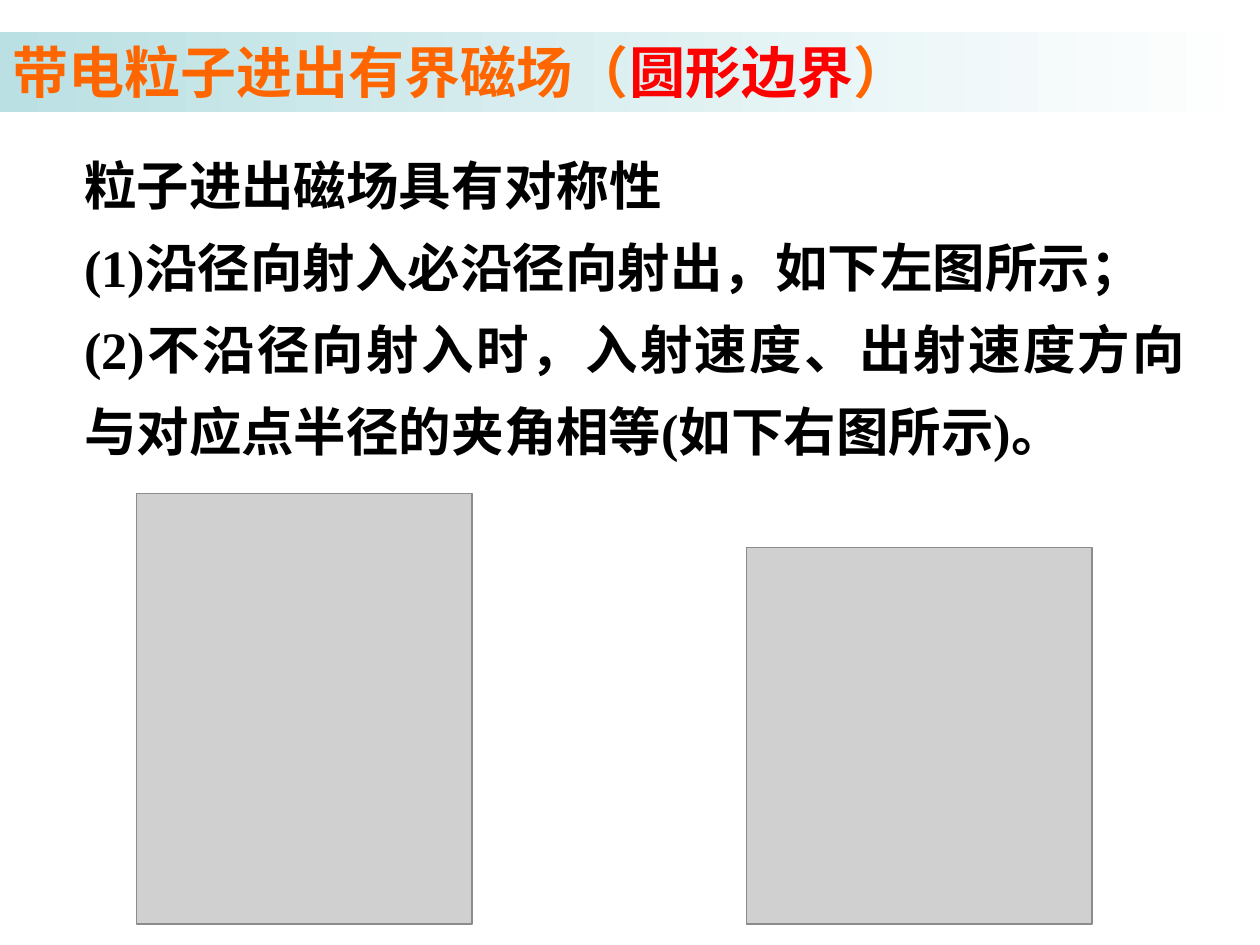
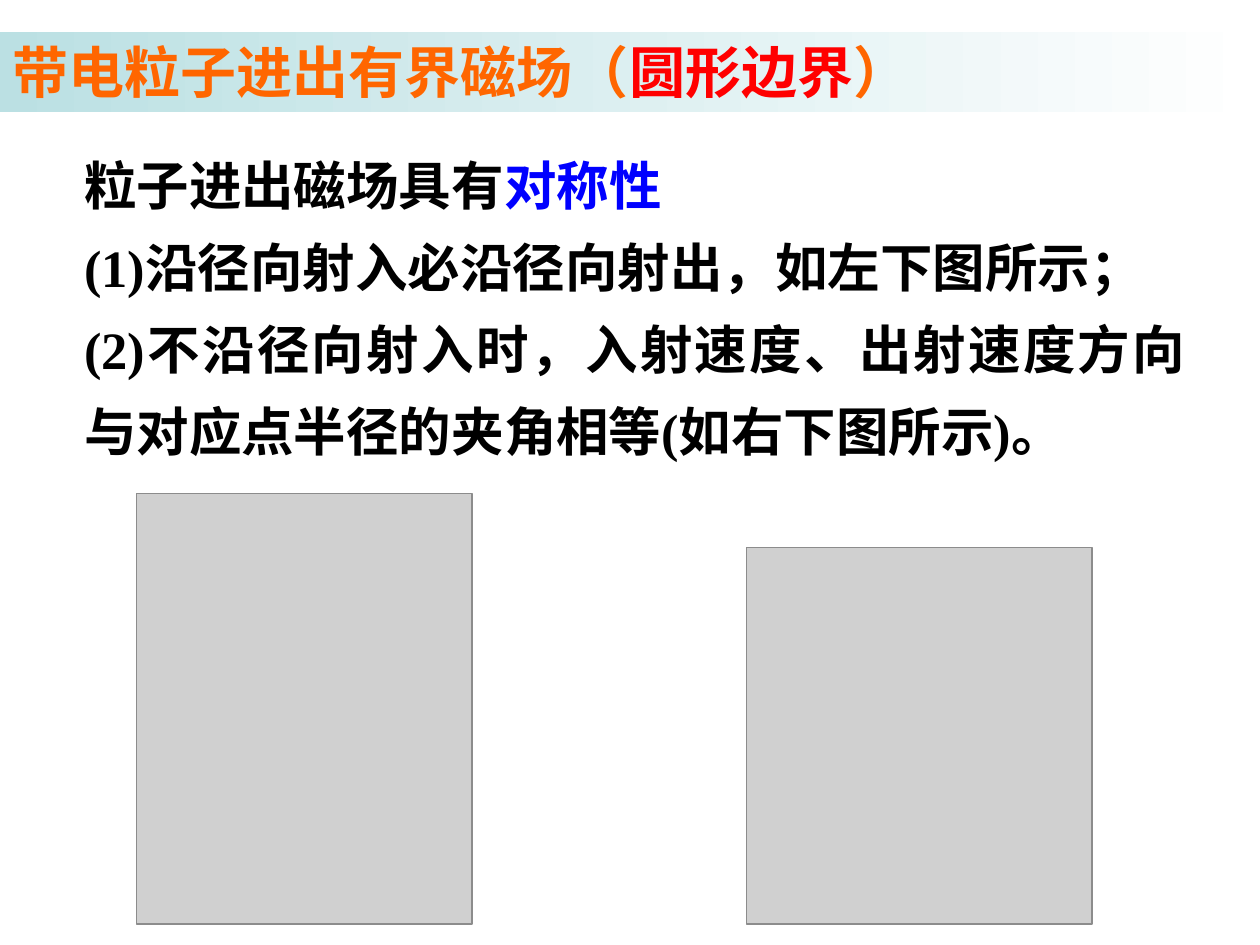
Before and after one commit to saddestboy/wuli2, a slide deck: slide 11 of 3.6 带电粒子在匀强磁场中的运动/3.6b 带电粒子在匀强磁场中的运动 （习题课）.ppt. Drawn at 1260x945 pixels with LibreOffice and Linux fonts; fonts in the diff are those of the drawing; grey boxes stand for pictures. Boxes give left, top, right and bottom in pixels: in the first picture for what was removed or moved away, otherwise in the second. Text is boxed around its words. In the diff, an @@ line names an element or a change of style, - is before the commit and + after.

```diff
--- a/3.6 带电粒子在匀强磁场中的运动/3.6b 带电粒子在匀强磁场中的运动 （习题课）.ppt
+++ b/3.6 带电粒子在匀强磁场中的运动/3.6b 带电粒子在匀强磁场中的运动 （习题课）.ppt
@@ text at box(84, 160, 661, 210): text colour #000000 to #0000FF in "粒子进出磁场具有对称性" @@
@@ text at box(84, 246, 1185, 462): text changed @@
-(1)沿径向射入必沿径向射出，如下左图所示；
-(2)不沿径向射入时，入射速度、出射速度方向与对应点半径的夹角相等(如下右图所示)。
+(1)沿径向射入必沿径向射出，如左下图所示；
+(2)不沿径向射入时，入射速度、出射速度方向与对应点半径的夹角相等(如右下图所示)。
```
Also in this commit, not shown: 21 other slides changed, 6 slides added, 5 slides removed.
